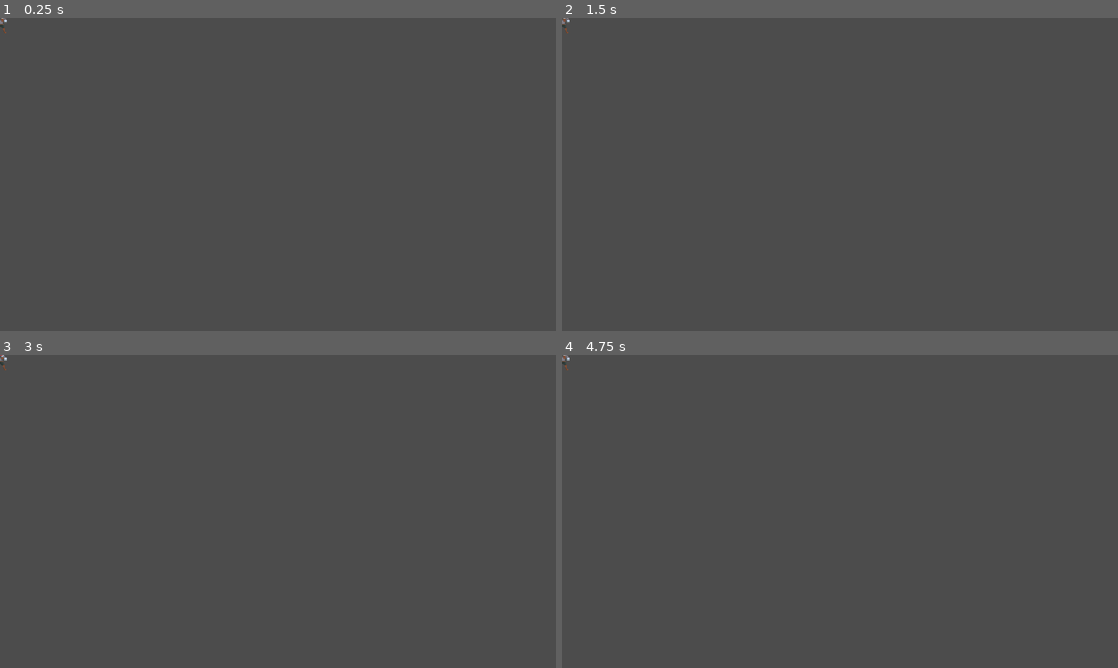
Above: before the commit, frames 1-4 (two rows, left to right).
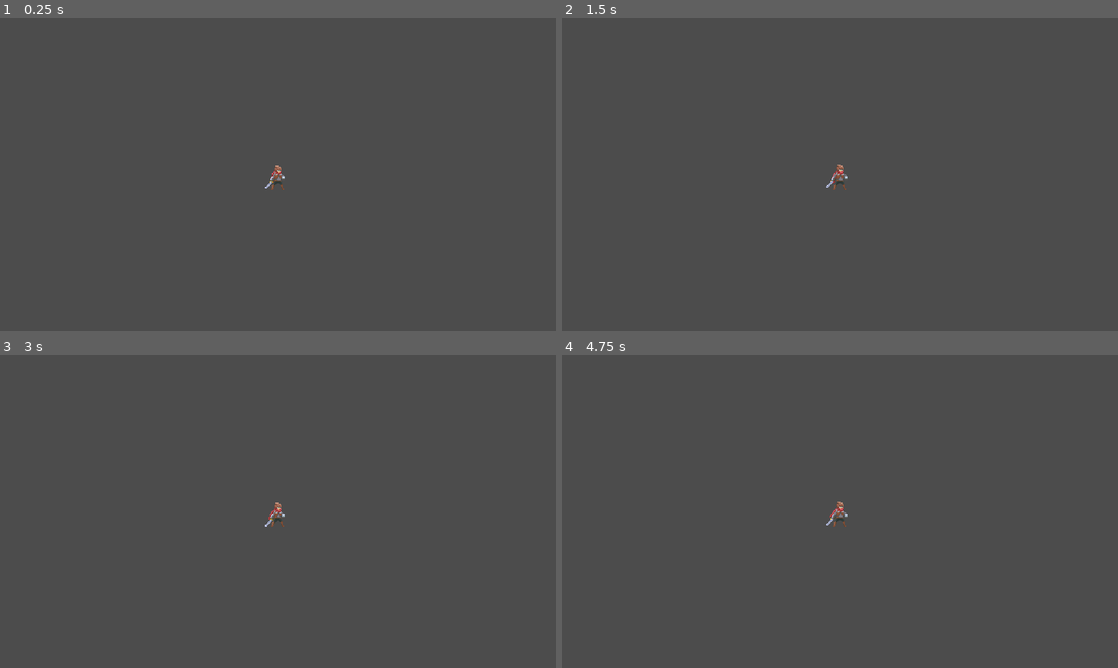
Above: after the commit, the same moments.

Repository: AaronCQL/PixiesPixel
Game: Godot game, scene res://Characters/Adventurer/Adventurer.tscn
The game is run twice, just before and just after one commit, with the same random seed, the same clock (stepped at 60 frames per second) and the same inputs. This scene is started directly instead of the project's main scene.
Inputs:
- Up to frame 1 (0.25 s): no input
- Up to frame 2 (1.5 s): hold Right (ui_right) from 0.53 s (still down); tap Space (ui_select) at 0.77 s
- Up to frame 3 (3 s): tap Space (ui_select) at 1.52 s; release Right (ui_right) at 2.03 s; hold Left (ui_left) 2.03-2.78 s; hold Right (ui_right) from 2.78 s (still down)
- Up to frame 4 (4.75 s): tap Space (ui_select) at 3.02, 3.77, 4.52 s; release Right (ui_right) at 4.28 s; hold Left (ui_left) from 4.28 s (still down)

The runs differ from the first frame. In frame 1, 0.1% of the frame differs, in the area x 0-52%, y 0-55%; in frame 2, 0.1%; in frame 3, 0.1%; in frame 4, 0.1%.

Commit message:
Players can now detect if he is struck by another character

Diff:
--- a/Characters/Adventurer/Adventurer.gd
+++ b/Characters/Adventurer/Adventurer.gd
@@ -23,6 +23,8 @@
 
 var velocity : Vector2 = Vector2(0, 0)
 
+var net_id : int = 1
+
 puppet var repl_position = Vector2()
 puppet var repl_animation = "idle"
 puppet var repl_scale_x = 1
@@ -32,6 +34,7 @@
 	gravity = MAX_JUMP_HEIGHT / pow(TIME_TO_JUMP_APEX, 2)
 	max_jump_velocity = -sqrt(2 * gravity * MAX_JUMP_HEIGHT)
 	min_jump_velocity = -sqrt(2 * gravity * MIN_JUMP_HEIGHT)
+	net_id = GameState.player_info.net_id
 
 func _physics_process(delta):
 	if is_network_master():
@@ -45,7 +48,6 @@
 		velocity.y += gravity * delta 	# gravity
 		velocity = move_and_slide(velocity, FLOOR)	# godot's physics
 		rset("repl_position", position)
-		print($AnimationPlayer.current_animation)
 	else:
 		position = repl_position
 		$AnimationPlayer.current_animation = repl_animation
@@ -153,3 +155,13 @@
 
 func _on_AnimationPlayer_animation_finished(attack1):
 	is_attacking = false
+
+func _on_PlayerHitBox_area_entered(area):
+	# Check if its owner of player
+	if is_network_master():
+		# Check if its player's own sword
+		if area != $Sprite.get_node("SwordHitBox"):
+			# Check if its players colliding with other players
+			if area.name != "PlayerHitBox":
+				# OUR PLAYER GOT HIT
+				print("Our player got hit!")
--- a/Characters/Adventurer/Adventurer.tscn
+++ b/Characters/Adventurer/Adventurer.tscn
@@ -6,11 +6,10 @@
 [sub_resource type="RectangleShape2D" id=1]
 extents = Vector2( 7.04966, 12.3489 )
 
-[sub_resource type="RectangleShape2D" id=11]
+[sub_resource type="RectangleShape2D" id=2]
 extents = Vector2( 8.60363, 6.60212 )
 
-[sub_resource type="Animation" id=2]
-resource_name = "attack1"
+[sub_resource type="Animation" id=3]
 length = 0.5
 tracks/0/type = "value"
 tracks/0/path = NodePath("Sprite:frame")
@@ -25,7 +24,7 @@
 "values": [ 42, 43, 44, 45, 46 ]
 }
 tracks/1/type = "value"
-tracks/1/path = NodePath("Sprite/Area2D/SwordHitBox:disabled")
+tracks/1/path = NodePath("Sprite/SwordHitBox/CollisionShape2D:disabled")
 tracks/1/interp = 1
 tracks/1/loop_wrap = true
 tracks/1/imported = false
@@ -37,7 +36,7 @@
 "values": [ true, false, true ]
 }
 tracks/2/type = "value"
-tracks/2/path = NodePath("Sprite/Area2D/SwordHitBox:position")
+tracks/2/path = NodePath("Sprite/SwordHitBox/CollisionShape2D:position")
 tracks/2/interp = 1
 tracks/2/loop_wrap = true
 tracks/2/imported = false
@@ -49,7 +48,7 @@
 "values": [ Vector2( 16.872, -3.32056 ) ]
 }
 tracks/3/type = "value"
-tracks/3/path = NodePath("Sprite/Area2D/SwordHitBox:scale")
+tracks/3/path = NodePath("Sprite/SwordHitBox/CollisionShape2D:scale")
 tracks/3/interp = 1
 tracks/3/loop_wrap = true
 tracks/3/imported = false
@@ -61,8 +60,7 @@
 "values": [ Vector2( 1, 2.4 ) ]
 }
 
-[sub_resource type="Animation" id=3]
-resource_name = "attack2"
+[sub_resource type="Animation" id=4]
 length = 0.5
 tracks/0/type = "value"
 tracks/0/path = NodePath("Sprite:frame")
@@ -77,7 +75,7 @@
 "values": [ 48, 49, 50, 51, 52 ]
 }
 tracks/1/type = "value"
-tracks/1/path = NodePath("Sprite/Area2D/SwordHitBox:disabled")
+tracks/1/path = NodePath("Sprite/SwordHitBox/CollisionShape2D:disabled")
 tracks/1/interp = 1
 tracks/1/loop_wrap = true
 tracks/1/imported = false
@@ -89,7 +87,7 @@
 "values": [ true, false, true ]
 }
 tracks/2/type = "value"
-tracks/2/path = NodePath("Sprite/Area2D/SwordHitBox:position")
+tracks/2/path = NodePath("Sprite/SwordHitBox/CollisionShape2D:position")
 tracks/2/interp = 1
 tracks/2/loop_wrap = true
 tracks/2/imported = false
@@ -101,7 +99,7 @@
 "values": [ Vector2( 16.7, 0.7 ) ]
 }
 tracks/3/type = "value"
-tracks/3/path = NodePath("Sprite/Area2D/SwordHitBox:scale")
+tracks/3/path = NodePath("Sprite/SwordHitBox/CollisionShape2D:scale")
 tracks/3/interp = 1
 tracks/3/loop_wrap = true
 tracks/3/imported = false
@@ -113,8 +111,7 @@
 "values": [ Vector2( 1, 2.2 ) ]
 }
 
-[sub_resource type="Animation" id=4]
-resource_name = "attack3"
+[sub_resource type="Animation" id=5]
 length = 0.5
 tracks/0/type = "value"
 tracks/0/path = NodePath("Sprite:frame")
@@ -129,7 +126,7 @@
 "values": [ 53, 54, 55, 56, 57 ]
 }
 tracks/1/type = "value"
-tracks/1/path = NodePath("Sprite/Area2D/SwordHitBox:disabled")
+tracks/1/path = NodePath("Sprite/SwordHitBox/CollisionShape2D:disabled")
 tracks/1/interp = 1
 tracks/1/loop_wrap = true
 tracks/1/imported = false
@@ -141,7 +138,7 @@
 "values": [ true, false, true ]
 }
 tracks/2/type = "value"
-tracks/2/path = NodePath("Sprite/Area2D/SwordHitBox:position")
+tracks/2/path = NodePath("Sprite/SwordHitBox/CollisionShape2D:position")
 tracks/2/interp = 1
 tracks/2/loop_wrap = true
 tracks/2/imported = false
@@ -153,7 +150,7 @@
 "values": [ Vector2( 5, 6 ) ]
 }
 tracks/3/type = "value"
-tracks/3/path = NodePath("Sprite/Area2D/SwordHitBox:scale")
+tracks/3/path = NodePath("Sprite/SwordHitBox/CollisionShape2D:scale")
 tracks/3/interp = 1
 tracks/3/loop_wrap = true
 tracks/3/imported = false
@@ -165,8 +162,7 @@
 "values": [ Vector2( 2.6, 1.2 ) ]
 }
 
-[sub_resource type="Animation" id=5]
-resource_name = "double_jump"
+[sub_resource type="Animation" id=6]
 length = 0.4
 loop = true
 tracks/0/type = "value"
@@ -182,8 +178,7 @@
 "values": [ 18, 19, 20, 21 ]
 }
 
-[sub_resource type="Animation" id=6]
-resource_name = "fall"
+[sub_resource type="Animation" id=7]
 length = 0.2
 loop = true
 tracks/0/type = "value"
@@ -262,6 +257,10 @@
 "update": 1,
 "values": [ 8, 9, 10, 11, 12 ]
 }
+
+[sub_resource type="CapsuleShape2D" id=12]
+radius = 7.74242
+height = 9.11432
 
 [node name="KinematicBody2D" type="KinematicBody2D"]
 script = ExtResource( 1 )
@@ -279,22 +278,38 @@
 hframes = 7
 frame = 55
 
-[node name="Area2D" type="Area2D" parent="Sprite"]
-
-[node name="SwordHitBox" type="CollisionShape2D" parent="Sprite/Area2D"]
+[node name="SwordHitBox" type="Area2D" parent="Sprite"]
+
+[node name="CollisionShape2D" type="CollisionShape2D" parent="Sprite/SwordHitBox"]
 position = Vector2( 5, 6 )
 scale = Vector2( 2.6, 1.2 )
-shape = SubResource( 11 )
+shape = SubResource( 2 )
 disabled = true
 
 [node name="AnimationPlayer" type="AnimationPlayer" parent="."]
-anims/attack1 = SubResource( 2 )
-anims/attack2 = SubResource( 3 )
-anims/attack3 = SubResource( 4 )
-anims/double_jump = SubResource( 5 )
-anims/fall = SubResource( 6 )
-anims/idle = SubResource( 7 )
-anims/jump = SubResource( 8 )
-anims/run = SubResource( 9 )
-anims/sprint = SubResource( 10 )
+anims/attack1 = SubResource( 3 )
+anims/attack2 = SubResource( 4 )
+anims/attack3 = SubResource( 5 )
+anims/double_jump = SubResource( 6 )
+anims/fall = SubResource( 7 )
+anims/idle = SubResource( 8 )
+anims/jump = SubResource( 9 )
+anims/run = SubResource( 10 )
+anims/sprint = SubResource( 11 )
+
+[node name="Camera2D" type="Camera2D" parent="."]
+current = true
+smoothing_enabled = true
+smoothing_speed = 8.0
+drag_margin_left = 0.1
+drag_margin_top = 0.1
+drag_margin_right = 0.1
+drag_margin_bottom = 0.1
+
+[node name="PlayerHitBox" type="Area2D" parent="."]
+
+[node name="CollisionShape2D" type="CollisionShape2D" parent="PlayerHitBox"]
+position = Vector2( 0.814739, 3.3843 )
+shape = SubResource( 12 )
 [connection signal="animation_finished" from="AnimationPlayer" to="." method="_on_AnimationPlayer_animation_finished"]
+[connection signal="area_entered" from="PlayerHitBox" to="." method="_on_PlayerHitBox_area_entered"]
Not shown: 5 places in Characters/Adventurer/Adventurer.tscn that only renumber resources
